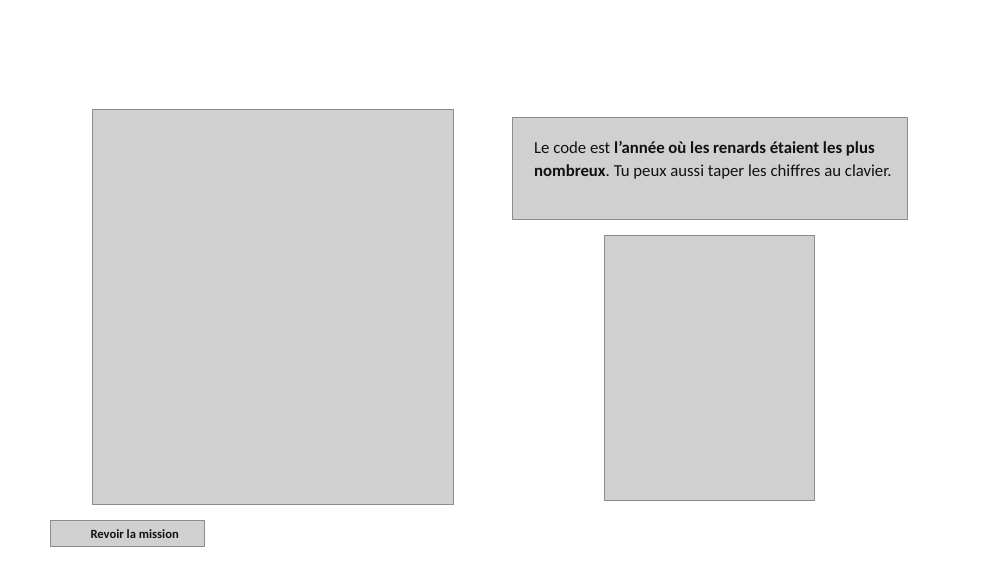
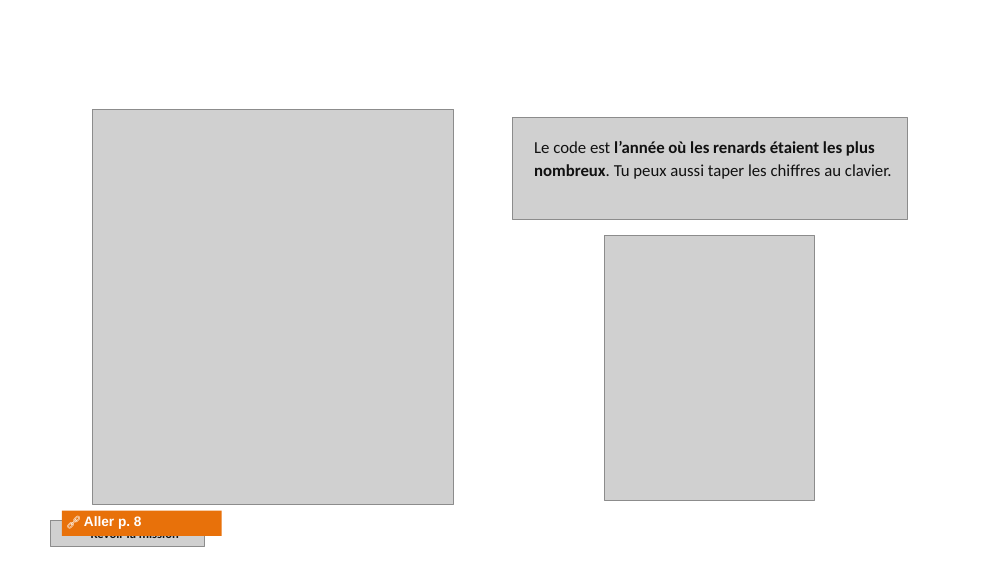
Before and after one commit to reynesmanon11-maker/reynesmanon11-maker.github.io, a slide deck: slide 9 of skills/livrables/vitrine.pptx. Drawn at 1008x567 pixels with LibreOffice and Linux fonts; fonts in the diff are those of the drawing; grey boxes stand for pictures; background and template pictures are left out. Boxes give left, top, right and bottom in pixels: in the first picture for what was removed or moved away, otherwise in the second. Text is boxed around its words. In the diff, an @@ line names an element or a change of style, - is before the commit and + after.

```diff
--- a/skills/livrables/vitrine.pptx
+++ b/skills/livrables/vitrine.pptx
@@ rectangle added at <box>62,511,222,536</box>, fill #E8710A, 13 pt, text #FFFFFF, bold @@
+🔗 Aller p. 8
```
Also in this commit, not shown: 10 other slides changed, 3 other files.
